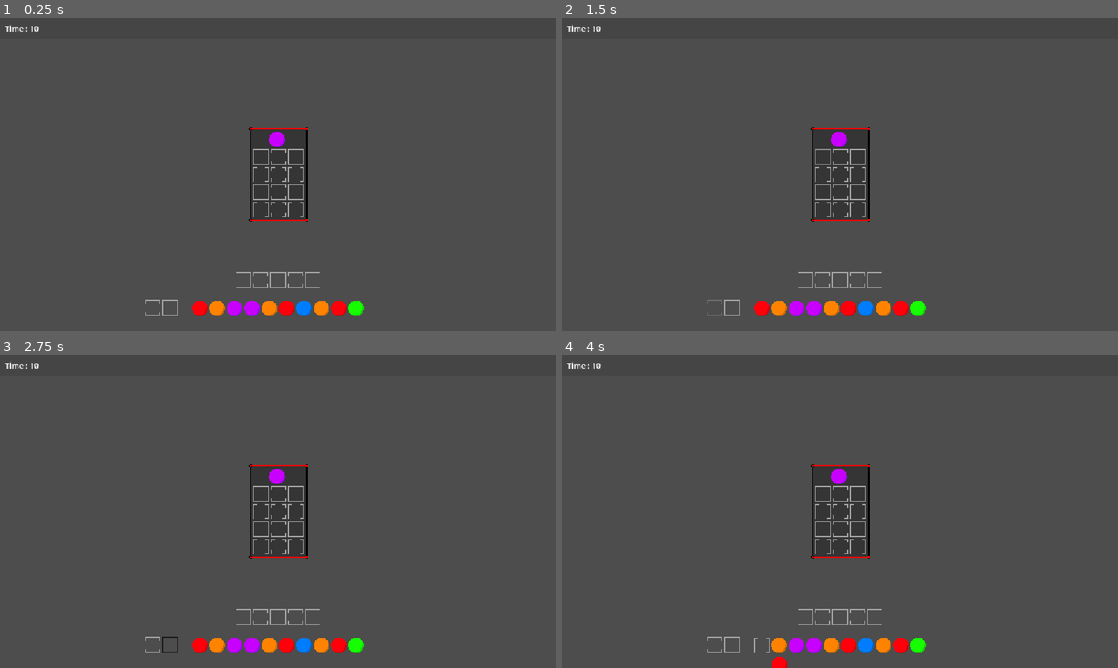
Above: before the commit, frames 1-4 (two rows, left to right).
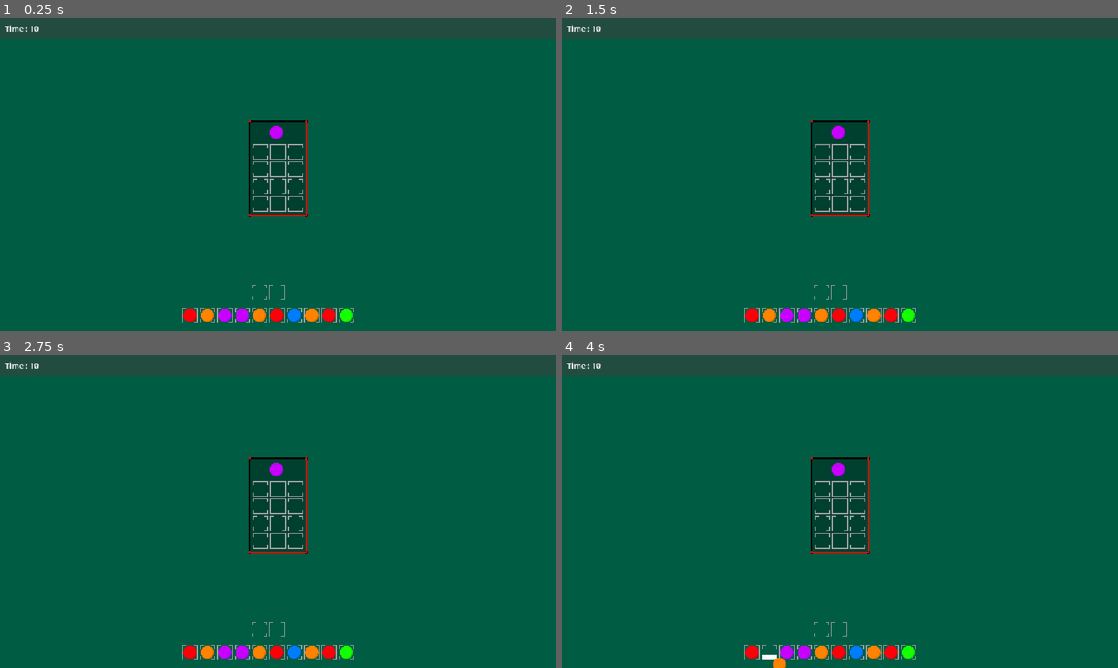
Above: after the commit, the same moments.

Repository: TobiHudi/Liberio
Game: Godot game, scene res://scenes/levels/main.tscn
The game is run twice, just before and just after one commit, with the same random seed, the same clock (stepped at 60 frames per second) and the same inputs.
Inputs (mouse positions are in pixels of both pictures, inside the frame that each line leads up to):
- Up to frame 1 (0.25 s): no input
- Up to frame 2 (1.5 s): click (712, 309) at 0.52 s; click (823, 152) at 1.27 s
- Up to frame 3 (2.75 s): click (172, 646) at 2.02 s
- Up to frame 4 (4 s): click (840, 489) at 2.77 s; click (762, 646) at 3.52 s

The runs differ from the first frame. In frame 1, 100% of the frame differs, in the area x 0-100%, y 0-100%; in frame 2, 100%; in frame 3, 100%; in frame 4, 100%.

Commit message:
Trash-, Randomizer-, InventoryBase, CheatScript Rework und Textur optimierung
-Müll und Item Zufallsgenerator Überarbeitet.

-InventoryBase wurde Überarbeitet und generiert nun selbst ein GridContainer. Die Spawn location kann einfach in anderen scripts customized werden. Collumns und Anzahl wird im Editor, oder im Code bearbeitet.

-Cheat Script nimmt nun das vom Shelf gewollte Item und nicht mehr den Platzhalter.

-Orb Texturen wurden optimiert.

-Ein Hintergrund wurde für jeden Slot hinzugefügt.

-Eine Visuelle Darstellung wurde für das Entleeren des Mülleimers und wieder befüllen des Item Randomizers hinzugefügt.

Diff:
--- a/prototype-17082026/project.godot
+++ b/prototype-17082026/project.godot
@@ -44,3 +44,4 @@
 rendering_device/driver.windows="d3d12"
 renderer/rendering_method="gl_compatibility"
 renderer/rendering_method.mobile="gl_compatibility"
+environment/defaults/default_clear_color=Color(0, 0.35955885, 0.26176187, 1)
--- a/prototype-17082026/resources/scripts/game_logic/inventory_base.gd
+++ b/prototype-17082026/resources/scripts/game_logic/inventory_base.gd
@@ -3,12 +3,14 @@
 class_name InventoryBase
 extends Node
 
-@export var slot_container : Container
 
 @export var inventory_slots : int = 5
+@export var inventory_columns : int
 var path_to_textures = "res://assets/textures/products/"
 var fallback_texture = preload("res://assets/textures/products/fallback_texture.png")
 var empty_slot_texture = preload("res://assets/textures/products/empty_slot.png")
+
+var slot_container : GridContainer = GridContainer.new()
 
 enum AnimationState {IN, OUT, FAILURE}
 
@@ -19,19 +21,25 @@
 # Called when the node enters the scene tree for the first time.
 func _ready() -> void:
 	set_up_and_create_slots()		#Kreiert die Inventar Slots
+	add_container()
 func set_up_and_create_slots() -> void:
+	slot_container.set_columns(inventory_columns)
 	for slot in range(inventory_slots):
-		#Kreiert ein TextureButton als Ghost in der Memory.
 		var texture_button : TextureButton = TextureButton.new()
+		var texture_button_bg : TextureRect = TextureRect.new()
 		texture_button.set_meta("item_id", "") #Kreiert eine "ID" für den Slot
 		texture_button.texture_normal = empty_slot_texture
-		#texture_button.set_size(Vector2(64, 64), true)
+		texture_button_bg.texture = empty_slot_texture
 		slot_container.add_child(texture_button)
+		texture_button.add_child(texture_button_bg)
+
 		#Bindet die Pick Up funktion an den Button und gibt für die Pick Up funktion den TextureButton und die Slot Nr. weiter.
 		texture_button.button_down.connect(pick_up_and_place_item.bind(texture_button, slot))
 
-		texture_button.pivot_offset = texture_button.size / 2 #Zentriert den Pivot vom Slot (Nur für die Anim.)
+		texture_button.set_size(texture_button_bg.texture.get_size(), false)
+		texture_button.set_pivot_offset(texture_button.size / 2) #Zentriert den Pivot vom Slot (Nur für die Anim.)
 		#print_debug("Slot kreiert!")
+func add_container() -> void: add_child(slot_container)		#Bearbeite mich, für Custom positionen.
 
 func update_slot(slot : TextureButton):
 	tween_animation(slot, AnimationState.IN)
--- a/prototype-17082026/resources/scripts/game_logic/item_randomizer.gd
+++ b/prototype-17082026/resources/scripts/game_logic/item_randomizer.gd
@@ -1,27 +1,74 @@
 extends InventoryBase
 
+@export var respawn_time : float
 var to_spawn : Array[String] = ResourceTable.ITEMS
+var center_container : CenterContainer = CenterContainer.new()
+func _ready() -> void:
 
-func _ready() -> void:
 	super._ready()
+
+	set_up_inventory()
+
 	can_replace_item_slot = false
 	can_place_item_in_slot = false
 	for slot in slot_container.get_children():
 		if slot is TextureButton:
 			var timer : Timer = Timer.new()
-			timer.one_shot = true
-			add_child(timer)
-			slot.button_down.connect(spawn_new_item.bind(slot, timer))
+			var progress_bar : ProgressBar = ProgressBar.new()
+			slot.add_child(progress_bar)
+			slot.add_child(timer)
+			add_properties(timer, progress_bar)
+			slot.button_down.connect(spawn_new_item.bind(slot, timer, progress_bar))
 			slot.set_meta("item_id", to_spawn.pick_random())
 			update_slot(slot)
 
-func spawn_new_item(slot : TextureButton, timer : Timer) -> void:
+
+func add_properties(timer : Timer, progress_bar : ProgressBar) -> void:
+	var new_style_fill = progress_bar.get_theme_stylebox("fill").duplicate()
+	var new_style_bg = progress_bar.get_theme_stylebox("background").duplicate()
+
+	new_style_fill.corner_radius_top_left = 0
+	new_style_fill.corner_radius_top_right = 0
+	new_style_fill.corner_radius_bottom_left = 0
+	new_style_fill.corner_radius_bottom_right = 0
+	new_style_fill.bg_color = Color(1, 1, 1, 1)
+	new_style_bg.bg_color = Color(0, 0, 0, 0)
+
+	progress_bar.add_theme_stylebox_override("fill", new_style_fill)
+	progress_bar.add_theme_stylebox_override("background", new_style_bg)
+	progress_bar.set_fill_mode(3)
+	progress_bar.set_anchors_and_offsets_preset(Control.PRESET_FULL_RECT)
+	progress_bar.show_percentage = false
+	progress_bar.set_mouse_filter(Control.MOUSE_FILTER_IGNORE)
+	progress_bar.max_value = respawn_time
+
+	timer.one_shot = true
+
+func spawn_new_item(slot : TextureButton, timer : Timer, progress_bar : ProgressBar) -> void:
 	if !timer.is_stopped():
 		return
 
 	if slot.get_meta("item_id")	 == "":
-		timer.start(5)
+		slot.set_mouse_filter(Control.MOUSE_FILTER_IGNORE)
+		timer.start(respawn_time)
+		while timer.time_left >= 0.01:
+			progress_bar.value = respawn_time - timer.time_left
+			await get_tree().process_frame
 		await timer.timeout
+		progress_bar.value = 0
+		slot.set_mouse_filter(Control.MOUSE_FILTER_PASS)
 		#print_debug("Item replaced!")
 		slot.set_meta("item_id", to_spawn.pick_random())
+		tween_animation(slot, AnimationState.IN)
+		await tween_animation(slot, AnimationState.IN)
 		update_slot_ui(slot)
+		tween_animation(slot, AnimationState.OUT)
+
+func set_up_inventory() -> void:
+	center_container.use_top_left = true
+	await get_tree().process_frame
+	center_container.set_position(Vector2(0, -slot_container.size.y))
+
+func add_container() -> void:
+	add_child(center_container)
+	center_container.add_child(slot_container)
--- a/prototype-17082026/resources/scripts/game_objects/shelf.gd
+++ b/prototype-17082026/resources/scripts/game_objects/shelf.gd
@@ -13,8 +13,12 @@
 func _ready() -> void:
 
 	super._ready()
+
+	slot_container.columns = 3
+
 	can_replace_item_slot = false
 	can_take_item_out_of_slot = false
+
 	for slot in slot_container.get_children():
 		if slot is TextureButton:
 			slot.button_down.connect(check_shelf_status)
@@ -25,6 +29,9 @@
 	timer_and_item_container.add_child(item_picture)
 	timer_and_item_container.add_child(label)
 	randomize_shelf()
+
+func add_container() -> void:
+	$CenterContainer/Panel/MarginContainer/VBoxContainer.add_child(slot_container)
 
 func _process(_delta: float) -> void:
 	if !timer.is_stopped():
@@ -78,6 +85,7 @@
 
 func randomize_shelf() -> void:
 	allowed_item = ResourceTable.ITEMS.pick_random()
+	CheatScript.current_cheat_item = allowed_item
 	var full_path = path_to_textures.path_join(allowed_item + ".png")
 	print_debug(full_path)
 	item_picture.texture = load(full_path)
--- a/prototype-17082026/resources/scripts/game_objects/trashcan.gd
+++ b/prototype-17082026/resources/scripts/game_objects/trashcan.gd
@@ -2,20 +2,68 @@
 
 @export var empty_trash_time : float
 
+var center_container : CenterContainer = CenterContainer.new()
+
 func _ready() -> void:
 	super._ready()
+	set_up_inventory()
+
+func set_up_inventory() -> void:
 	can_replace_item_slot = false
 	can_take_item_out_of_slot = false
 
+	center_container.use_top_left = true
+	await get_tree().process_frame
+	center_container.set_position(Vector2(0, -slot_container.size.y * 2.5))
+
 	for trash_slot in slot_container.get_children():
 		if trash_slot is TextureButton:
-			trash_slot.button_down.connect(trash_item.bind(trash_slot))
+			var trashcan_timer : Timer = Timer.new()
+			var trashcan_progress_bar : ProgressBar = ProgressBar.new()
+			trash_slot.add_child(trashcan_timer)
+			trash_slot.add_child(trashcan_progress_bar)
 
-func trash_item(slot : TextureButton) -> void:
-	if slot.get_meta("item_id") != "":
-		var timer : Timer = Timer.new()
-		add_child(timer)
-		timer.start(empty_trash_time)
-		await timer.timeout
+			trash_slot.button_down.connect(trash_item.bind(trash_slot, trashcan_timer, trashcan_progress_bar))
+			add_trashcan_properties(trashcan_timer, trashcan_progress_bar)
+			print_debug("AAA")
+
+func add_trashcan_properties(trashcan_timer : Timer, trashcan_progress_bar : ProgressBar) -> void:
+	var new_style_fill = trashcan_progress_bar.get_theme_stylebox("fill").duplicate()
+	var new_style_bg = trashcan_progress_bar.get_theme_stylebox("background").duplicate()
+
+	new_style_fill.corner_radius_top_left = 0
+	new_style_fill.corner_radius_top_right = 0
+	new_style_fill.corner_radius_bottom_left = 0
+	new_style_fill.corner_radius_bottom_right = 0
+	new_style_fill.bg_color = Color(1, 1, 1, 1)
+	new_style_bg.bg_color = Color(0, 0, 0, 0)
+
+	trashcan_progress_bar.add_theme_stylebox_override("fill", new_style_fill)
+	trashcan_progress_bar.add_theme_stylebox_override("background", new_style_bg)
+	trashcan_progress_bar.set_fill_mode(3)
+	trashcan_progress_bar.set_anchors_and_offsets_preset(Control.PRESET_FULL_RECT)
+	trashcan_progress_bar.show_percentage = false
+	trashcan_progress_bar.set_mouse_filter(Control.MOUSE_FILTER_IGNORE)
+	trashcan_progress_bar.max_value = empty_trash_time
+
+	trashcan_timer.one_shot = true
+
+func trash_item(slot : TextureButton, trashcan_timer : Timer, trashcan_progress_bar : ProgressBar) -> void:
+	if get_slot_id(slot) != "":
+		slot.set_mouse_filter(Control.MOUSE_FILTER_IGNORE)
+		trashcan_timer.start(empty_trash_time)
+		while trashcan_timer.time_left >= 0.01:
+			trashcan_progress_bar.value = empty_trash_time - trashcan_timer.time_left
+			await get_tree().process_frame
+		await trashcan_timer.timeout
+		slot.set_mouse_filter(Control.MOUSE_FILTER_PASS)
+		trashcan_progress_bar.value = 0
 		slot.set_meta("item_id", "")
+		tween_animation(slot, AnimationState.IN)
+		await tween_animation(slot, AnimationState.IN)
 		update_slot_ui(slot)
+		tween_animation(slot, AnimationState.OUT)
+
+func add_container() -> void:
+	add_child(center_container)
+	center_container.add_child(slot_container)
--- a/prototype-17082026/resources/scripts/player/cheat_script.gd
+++ b/prototype-17082026/resources/scripts/player/cheat_script.gd
@@ -1,6 +1,8 @@
 extends Node
+
+var current_cheat_item
 
 func _input(event: InputEvent) -> void:
 	if event.is_action_pressed("cheat_button"):
-		GameManager.selected_item = "bubi"
+		GameManager.selected_item = current_cheat_item
 		EventBus.item_changed.emit()
--- a/prototype-17082026/scenes/game_logic/item_randomizer.tscn
+++ b/prototype-17082026/scenes/game_logic/item_randomizer.tscn
@@ -2,25 +2,8 @@
 
 [ext_resource type="Script" uid="uid://beshixbah0q8o" path="res://resources/scripts/game_logic/item_randomizer.gd" id="1_8hm4w"]
 
-[node name="ItemRandomizer" type="Control" unique_id=70979117 node_paths=PackedStringArray("slot_container")]
+[node name="ItemRandomizer" type="Control" unique_id=70979117]
 layout_mode = 3
-anchors_preset = 7
-anchor_left = 0.5
-anchor_top = 1.0
-anchor_right = 0.5
-anchor_bottom = 1.0
-grow_horizontal = 2
-grow_vertical = 0
+anchors_preset = 0
 script = ExtResource("1_8hm4w")
-slot_container = NodePath("HBoxContainer")
 inventory_slots = 10
-
-[node name="HBoxContainer" type="HBoxContainer" parent="." unique_id=206016668]
-layout_mode = 1
-anchors_preset = 5
-anchor_left = 0.5
-anchor_right = 0.5
-offset_left = -20.0
-offset_right = 20.0
-offset_bottom = 40.0
-grow_horizontal = 2
--- a/prototype-17082026/scenes/game_objects/shelf.tscn
+++ b/prototype-17082026/scenes/game_objects/shelf.tscn
@@ -5,39 +5,25 @@
 
 [sub_resource type="StyleBoxEmpty" id="StyleBoxEmpty_e1orj"]
 
-[node name="Shelf" type="Control" unique_id=1567865377 node_paths=PackedStringArray("timer_and_item_container", "slot_container")]
+[node name="Shelf" type="Control" unique_id=1567865377 node_paths=PackedStringArray("timer_and_item_container")]
 layout_mode = 3
-anchors_preset = 8
-anchor_left = 0.5
-anchor_top = 0.5
-anchor_right = 0.5
-anchor_bottom = 0.5
-offset_left = -0.5
-offset_top = -13.5
-offset_right = 0.5
-offset_bottom = 13.5
-grow_horizontal = 2
-grow_vertical = 2
+anchors_preset = 0
+offset_right = 1.0
+offset_bottom = 27.0
 script = ExtResource("1_qyujd")
-timer_and_item_container = NodePath("Panel/MarginContainer/VBoxContainer/TimerAndItemContainer")
-slot_container = NodePath("Panel/MarginContainer/VBoxContainer/GridContainer")
+timer_and_item_container = NodePath("CenterContainer/Panel/MarginContainer/VBoxContainer/TimerAndItemContainer")
 
-[node name="Panel" type="PanelContainer" parent="." unique_id=440837617]
-layout_mode = 1
-anchors_preset = 8
-anchor_left = 0.5
-anchor_top = 0.5
-anchor_right = 0.5
-anchor_bottom = 0.5
-offset_left = -20.0
-offset_top = -23.5
-offset_right = 20.0
-offset_bottom = 23.5
-grow_horizontal = 2
-grow_vertical = 2
+[node name="CenterContainer" type="CenterContainer" parent="." unique_id=1334496777]
+layout_mode = 0
+offset_right = 40.0
+offset_bottom = 40.0
+use_top_left = true
+
+[node name="Panel" type="PanelContainer" parent="CenterContainer" unique_id=440837617]
+layout_mode = 2
 theme_override_styles/panel = SubResource("StyleBoxEmpty_e1orj")
 
-[node name="NinePatchRect" type="NinePatchRect" parent="Panel" unique_id=1460978665]
+[node name="NinePatchRect" type="NinePatchRect" parent="CenterContainer/Panel" unique_id=1460978665]
 layout_mode = 2
 texture = ExtResource("2_e1orj")
 region_rect = Rect2(1, 2, 29, 28)
@@ -48,21 +34,21 @@
 axis_stretch_horizontal = 1
 axis_stretch_vertical = 1
 
-[node name="MarginContainer" type="MarginContainer" parent="Panel" unique_id=1048120334]
+[node name="MarginContainer" type="MarginContainer" parent="CenterContainer/Panel" unique_id=1048120334]
 layout_mode = 2
 theme_override_constants/margin_left = 10
 theme_override_constants/margin_top = 10
 theme_override_constants/margin_right = 10
 theme_override_constants/margin_bottom = 10
 
-[node name="VBoxContainer" type="VBoxContainer" parent="Panel/MarginContainer" unique_id=1841304368]
+[node name="VBoxContainer" type="VBoxContainer" parent="CenterContainer/Panel/MarginContainer" unique_id=1841304368]
 layout_mode = 2
 
-[node name="TimerAndItemContainer" type="HBoxContainer" parent="Panel/MarginContainer/VBoxContainer" unique_id=441384942]
+[node name="TimerAndItemContainer" type="HBoxContainer" parent="CenterContainer/Panel/MarginContainer/VBoxContainer" unique_id=441384942]
 layout_mode = 2
 theme_override_constants/separation = 4
 alignment = 1
 
-[node name="GridContainer" type="GridContainer" parent="Panel/MarginContainer/VBoxContainer" unique_id=1801501143]
+[node name="GridContainer" type="GridContainer" parent="CenterContainer/Panel/MarginContainer/VBoxContainer" unique_id=1801501143]
 layout_mode = 2
 columns = 3
--- a/prototype-17082026/scenes/game_objects/trashcan.tscn
+++ b/prototype-17082026/scenes/game_objects/trashcan.tscn
@@ -2,29 +2,16 @@
 
 [ext_resource type="Script" uid="uid://dpxg6ir7pxi10" path="res://resources/scripts/game_objects/trashcan.gd" id="1_o3amj"]
 
-[node name="Trashcan" type="Control" unique_id=1680512811 node_paths=PackedStringArray("slot_container")]
+[node name="Trashcan" type="Control" unique_id=1680512811]
 layout_mode = 3
 anchors_preset = 7
 anchor_left = 0.5
 anchor_top = 1.0
 anchor_right = 0.5
 anchor_bottom = 1.0
-offset_left = -242.0
-offset_top = -48.0
-offset_right = -242.0
-offset_bottom = -48.0
 grow_horizontal = 2
 grow_vertical = 0
 script = ExtResource("1_o3amj")
 empty_trash_time = 1.0
-slot_container = NodePath("GridContainer")
 inventory_slots = 2
-
-[node name="GridContainer" type="GridContainer" parent="." unique_id=1801501143]
-layout_mode = 1
-anchors_preset = 15
-anchor_right = 1.0
-anchor_bottom = 1.0
-grow_horizontal = 2
-grow_vertical = 2
-columns = 5
+inventory_columns = 1
--- a/prototype-17082026/scenes/levels/main.tscn
+++ b/prototype-17082026/scenes/levels/main.tscn
@@ -15,28 +15,53 @@
 grow_horizontal = 2
 grow_vertical = 2
 
-[node name="Trashcan" parent="." unique_id=1680512811 instance=ExtResource("1_b6bv0")]
-layout_mode = 1
-
-[node name="ItemRandomizer" parent="." unique_id=70979117 instance=ExtResource("2_y0acb")]
-layout_mode = 1
-offset_top = -63.0
-offset_bottom = -63.0
-
 [node name="Shelf" parent="." unique_id=934612129 instance=ExtResource("1_2vj2h")]
 layout_mode = 1
-offset_top = 0.0
+anchors_preset = 8
+anchor_left = 0.5
+anchor_top = 0.5
+anchor_right = 0.5
+anchor_bottom = 0.5
+offset_left = -0.5
+offset_top = -13.5
+offset_right = 0.5
 offset_bottom = 0.0
+grow_horizontal = 2
+grow_vertical = 2
 bonus_time = 10.0
 penalty_time = 1.0
 clear_shelf_time = 10.0
 inventory_slots = 12
+inventory_columns = 3
 
 [node name="Hand" parent="." unique_id=713864274 instance=ExtResource("3_y0acb")]
 layout_mode = 1
 path_to_textures = "res://assets/textures/products/"
 
 [node name="Inventory" parent="." unique_id=1592999086 instance=ExtResource("4_j4d2a")]
+visible = false
 layout_mode = 1
+inventory_columns = 1
 
 [node name="GameplayUi" parent="." unique_id=375697967 instance=ExtResource("1_u81e1")]
+
+[node name="Trashcan" parent="." unique_id=1680512811 instance=ExtResource("1_b6bv0")]
+layout_mode = 1
+offset_left = -20.0
+offset_right = 20.0
+empty_trash_time = 2.0
+inventory_columns = 2
+
+[node name="ItemRandomizer" parent="." unique_id=70979117 instance=ExtResource("2_y0acb")]
+layout_mode = 1
+anchors_preset = 7
+anchor_left = 0.5
+anchor_top = 1.0
+anchor_right = 0.5
+anchor_bottom = 1.0
+offset_left = -20.0
+offset_right = 20.0
+grow_horizontal = 2
+grow_vertical = 0
+respawn_time = 2.0
+inventory_columns = 10
Binary file changed: prototype-17082026/assets/textures/products/blue_orb.png
Binary file changed: prototype-17082026/assets/textures/products/green_orb.png
Binary file changed: prototype-17082026/assets/textures/products/orange_orb.png
Binary file changed: prototype-17082026/assets/textures/products/red_orb.png
Binary file changed: prototype-17082026/assets/textures/products/violet_orb.png
Not shown, added: prototype-17082026/build/24-08-2026.pck
Not shown, added: prototype-17082026/build/24-08-2026.sh
Not shown, added: prototype-17082026/build/24-08-2026.x86_64
